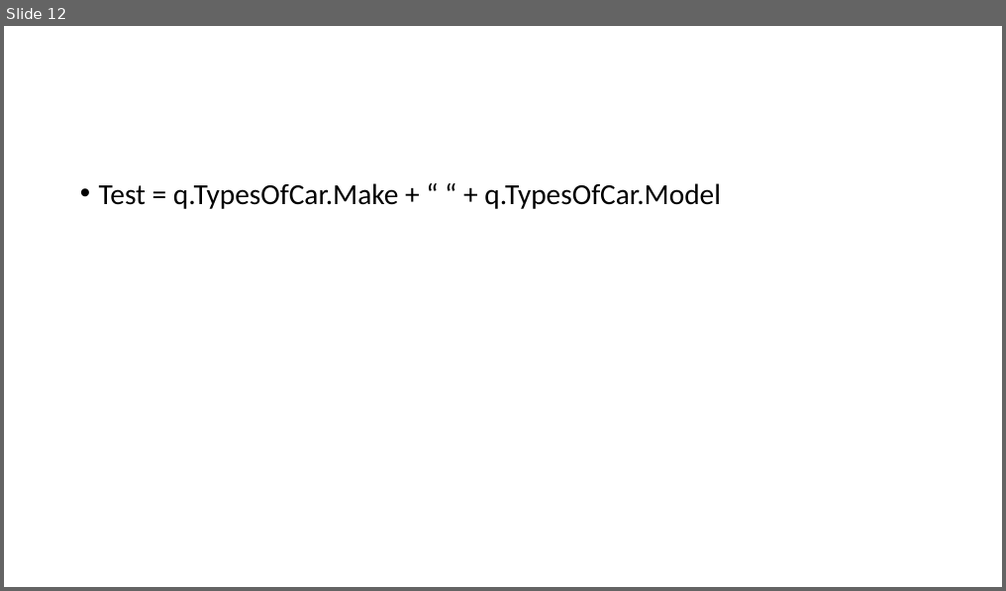
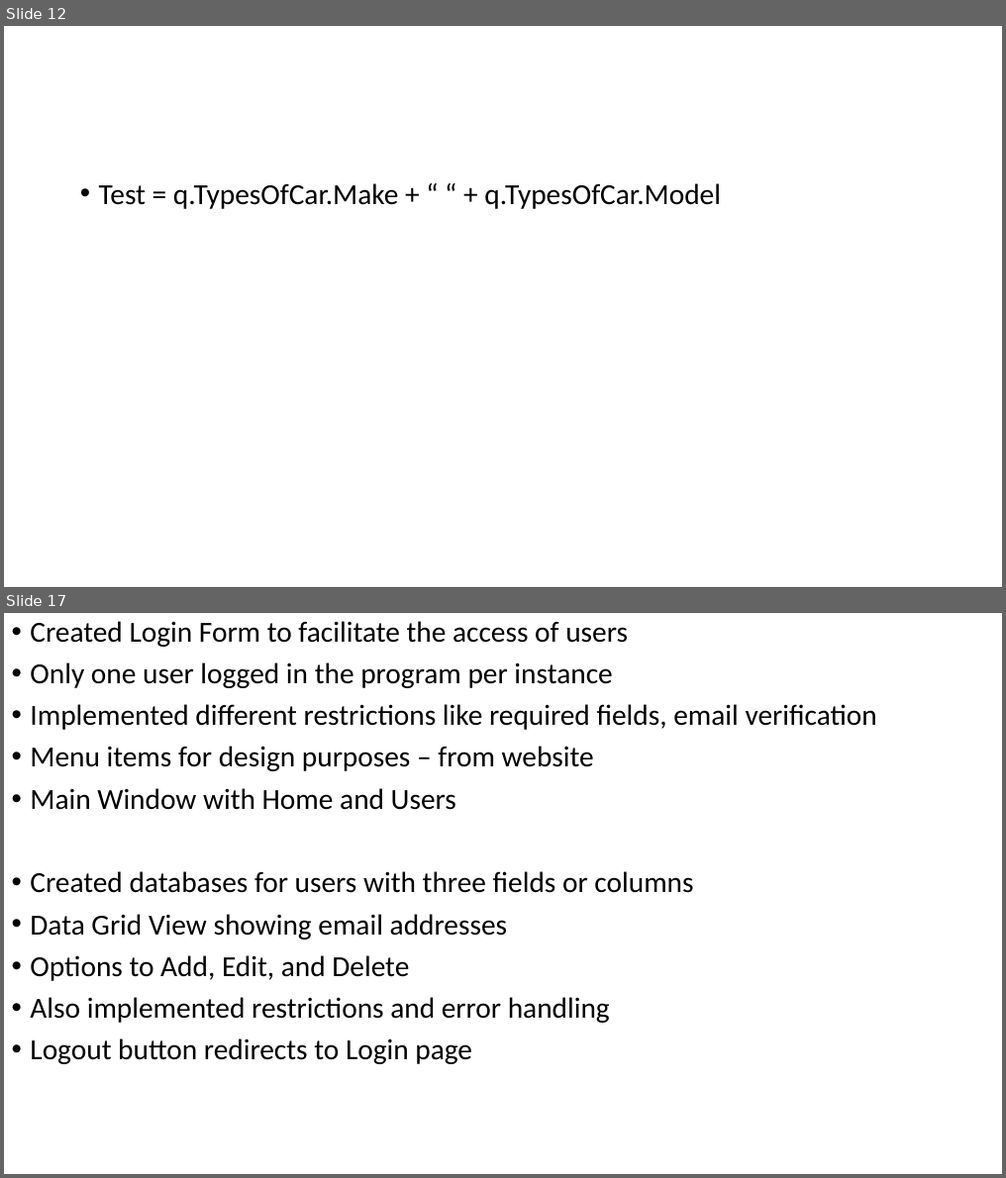
Before and after one commit to benicastro/internship-software-engineer, a slide deck: Serving Intel.pptx. Shown one above the other, each under a label of ours: slide 12 before the commit, slides 12 and 17 after it; the slides between them are not shown. The pictures are 1006x591 and 1006x1178 pixels, drawn with LibreOffice and Linux fonts; fonts in the diff are those of the drawing. Boxes give left, top, right and bottom in pixels: in the first picture for what was removed or moved away, otherwise in the second. Text is boxed around its words. In the diff, an @@ line names an element or a change of style, - is before the commit and + after.

```diff
--- a/Serving Intel.pptx
+++ b/Serving Intel.pptx
@@ slide 17 added at <box>4,613,1002,1174</box>, background #FFFFFF @@
@@ text added at <box>30,621,877,1064</box>, 28 pt, text #000000 @@
+• Created Login Form to facilitate the access of users
+• Only one user logged in the program per instance
+• Implemented different restrictions like required fields, email verification
+• Menu items for design purposes – from website
+• Main Window with Home and Users
+• Created databases for users with three fields or columns
+• Data Grid View showing email addresses
+• Options to Add, Edit, and Delete
+• Also implemented restrictions and error handling
+• Logout button redirects to Login page
```
Also in this commit, not shown: 4 other slides added, 4 slides removed.
